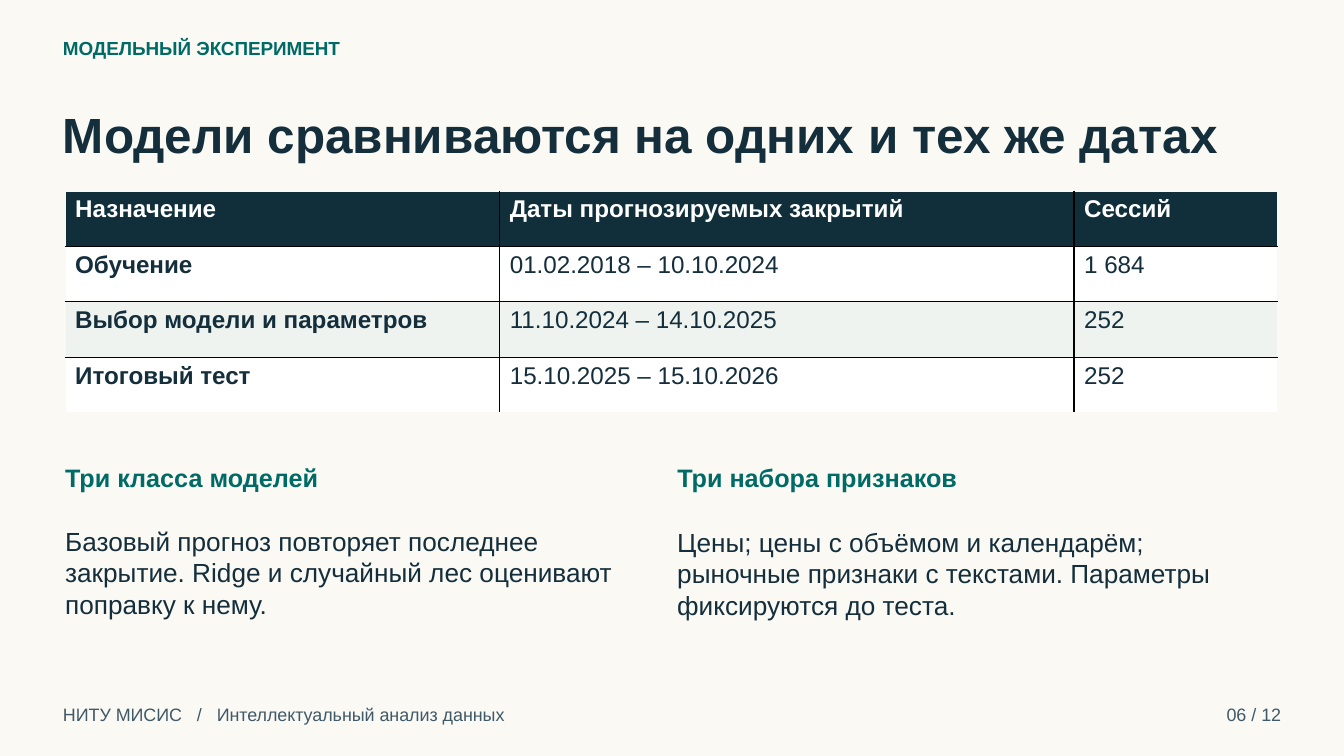
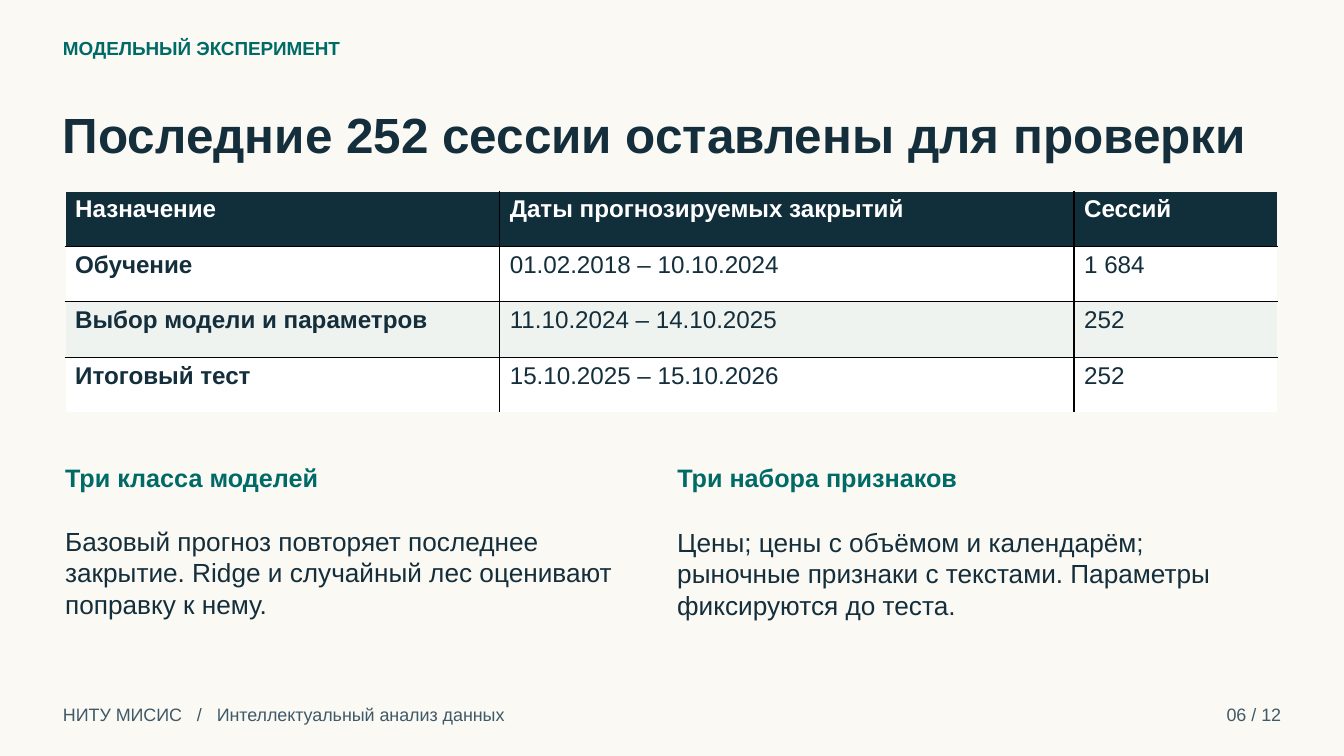
Before and after one commit to PolovinkaVA/iad-stock-market, a slide deck: slide 6 of reports/Презентация_ИАД_MSFT_Половинка_ВА.pptx. Drawn at 1344x756 pixels with LibreOffice and Linux fonts; fonts in the diff are those of the drawing. Boxes give left, top, right and bottom in pixels: in the first picture for what was removed or moved away, otherwise in the second. Text is boxed around its words. In the diff, an @@ line names an element or a change of style, - is before the commit and + after.

```diff
--- a/reports/Презентация_ИАД_MSFT_Половинка_ВА.pptx
+++ b/reports/Презентация_ИАД_MSFT_Половинка_ВА.pptx
@@ text at box(63, 118, 1245, 162): text changed @@
-Модели сравниваются на одних и тех же датах
+Последние 252 сессии оставлены для проверки
```
Also in this commit, not shown: 5 other slides changed.
